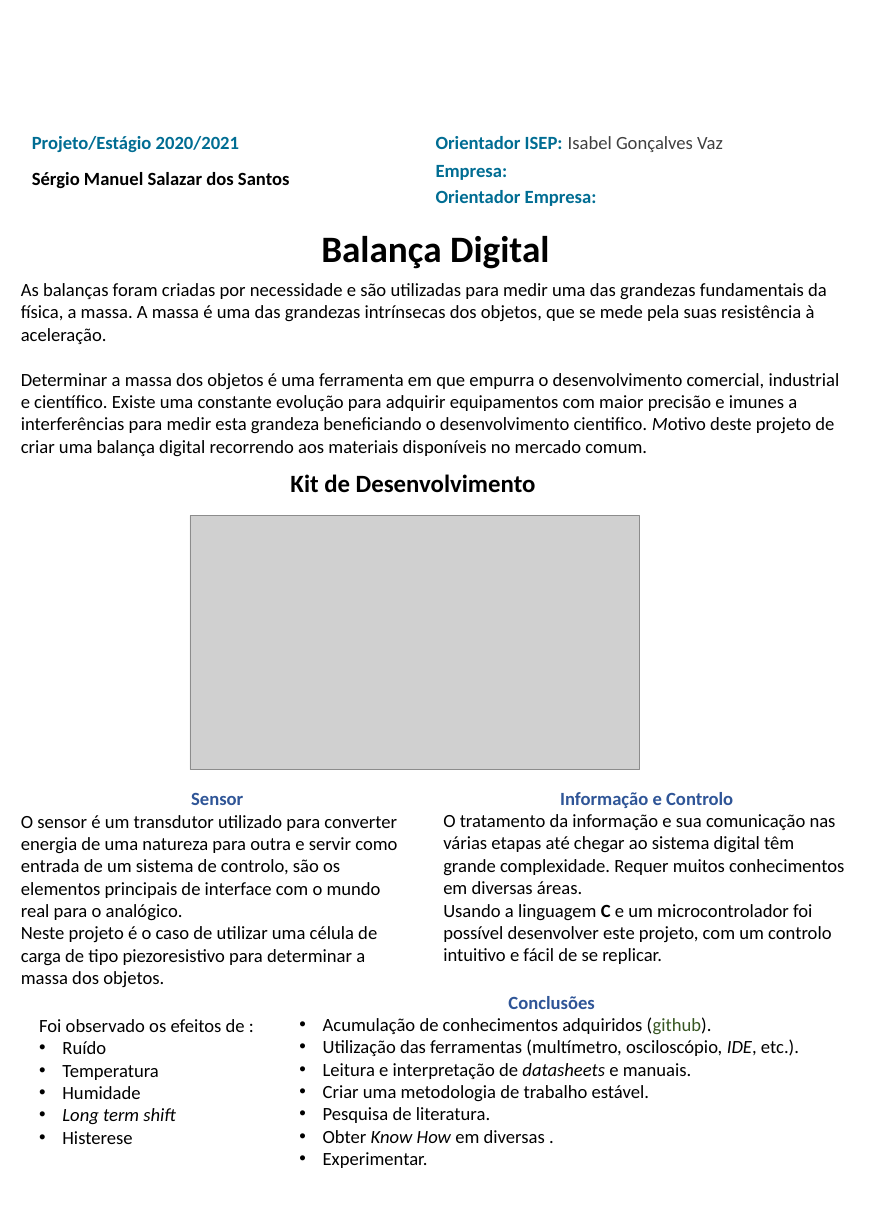
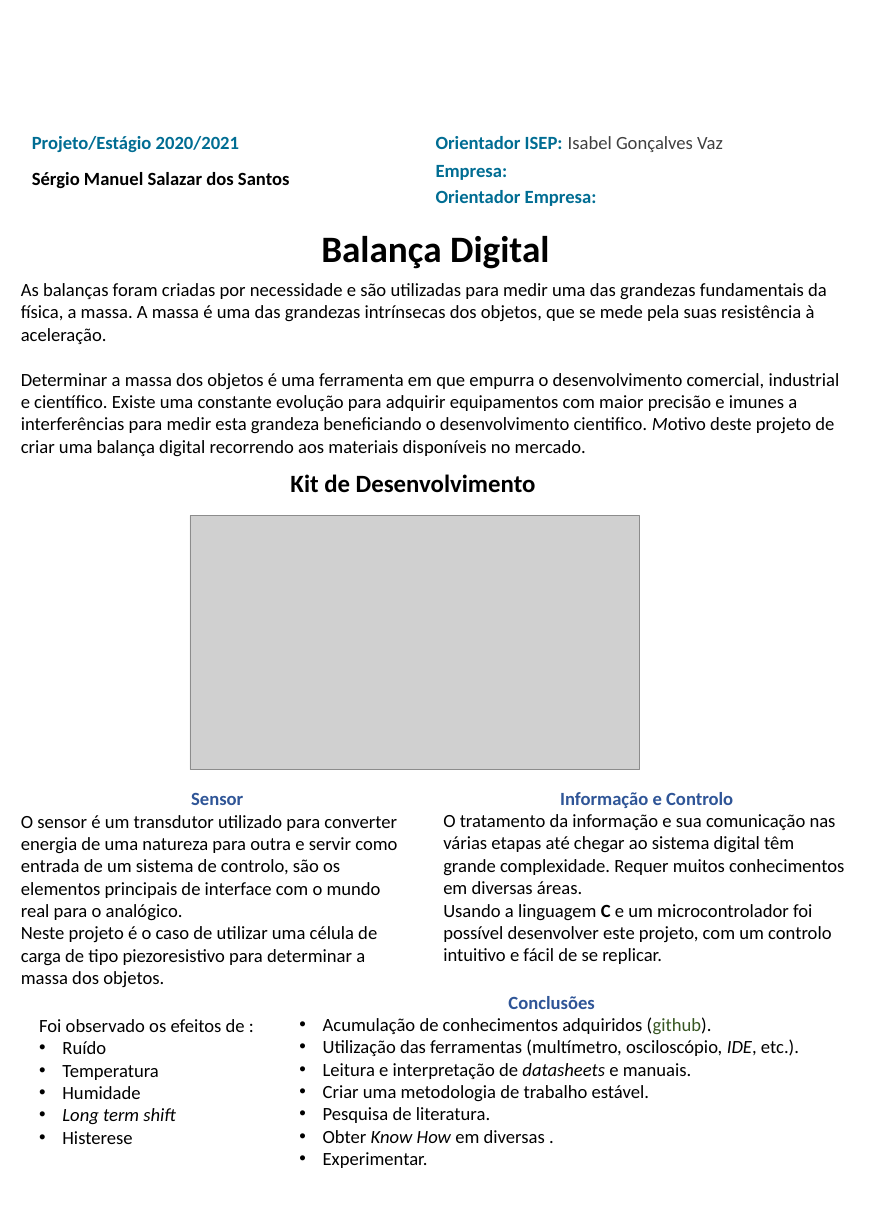
Before and after one commit to sergio1020881/PESTA2021, a slide deck: slide 1 of Zsend/PESTA-POSTER-1020881.pptx. Drawn at 871x1232 pixels with LibreOffice and Linux fonts; fonts in the diff are those of the drawing; grey boxes stand for pictures; background and template pictures are left out. Boxes give left, top, right and bottom in pixels: in the first picture for what was removed or moved away, otherwise in the second. Text is boxed around its words. In the diff, an @@ line names an element or a change of style, - is before the commit and + after.

```diff
--- a/Zsend/PESTA-POSTER-1020881.pptx
+++ b/Zsend/PESTA-POSTER-1020881.pptx
@@ text at box(21, 373, 840, 457): text changed @@
-Determinar a massa dos objetos é uma ferramenta em que empurra o desenvolvimento comercial, industrial e científico. Existe uma constante evolução para adquirir equipamentos com maior precisão e imunes a interferências para medir esta grandeza beneficiando o desenvolvimento cientifico. Motivo deste projeto de criar uma balança digital recorrendo aos materiais disponíveis no mercado comum.
+Determinar a massa dos objetos é uma ferramenta em que empurra o desenvolvimento comercial, industrial e científico. Existe uma constante evolução para adquirir equipamentos com maior precisão e imunes a interferências para medir esta grandeza beneficiando o desenvolvimento cientifico. Motivo deste projeto de criar uma balança digital recorrendo aos materiais disponíveis no mercado.
```
Also in this commit, not shown: 1 other file.
